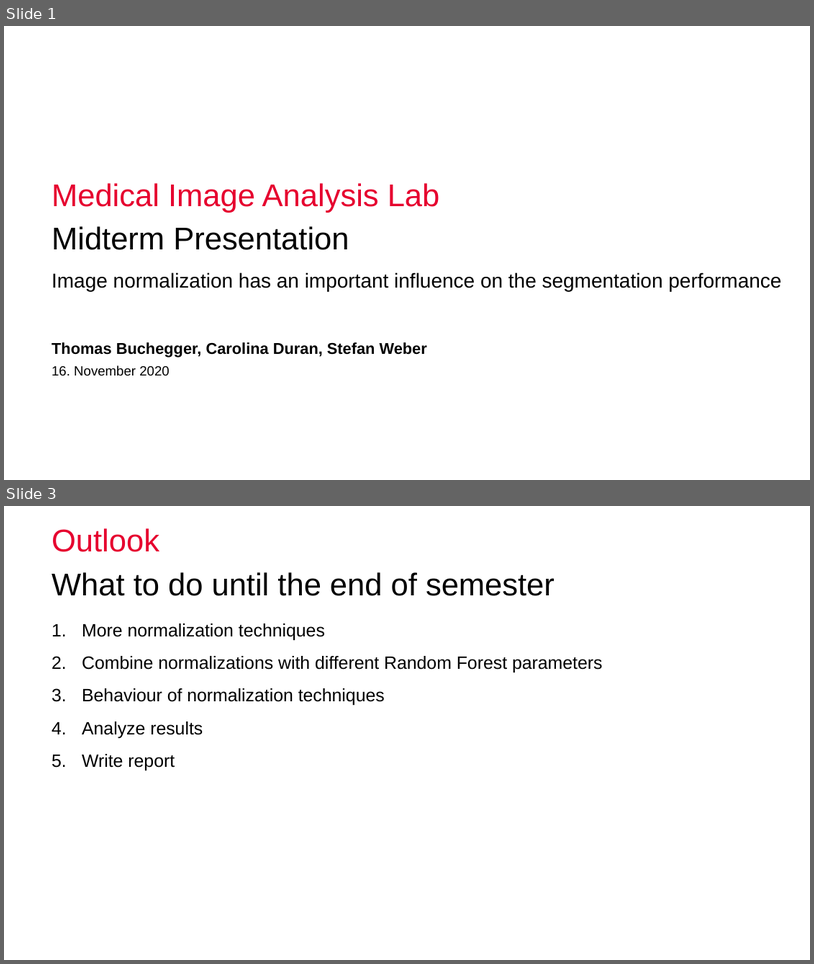
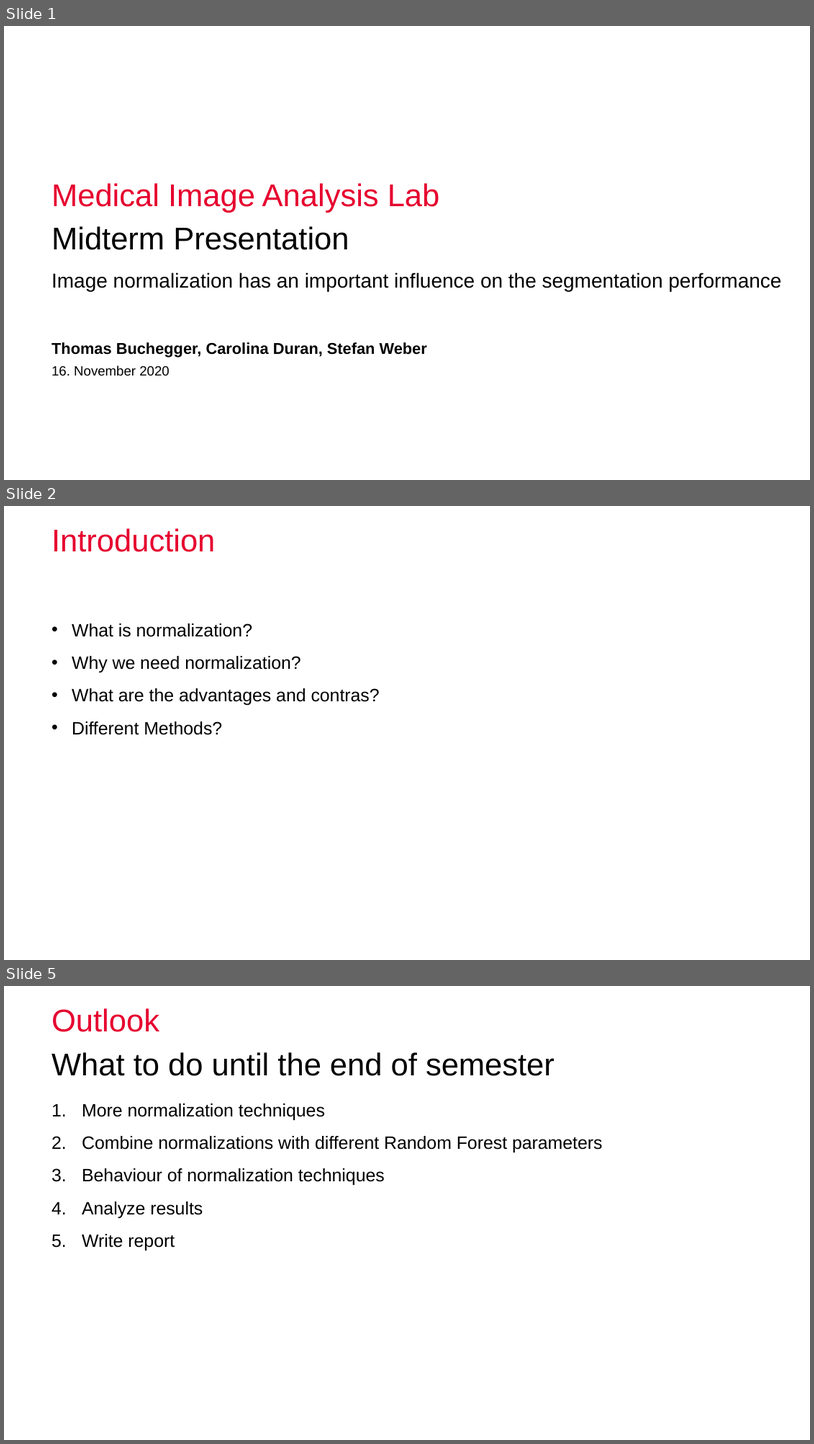
Before and after one commit to nibill/MIALab-1, a slide deck: Presentation/Midterm Presentation.pptx. Shown one above the other, each under a label of ours: slides 1 and 3 before the commit, slides 1, 2 and 5 after it; the slides between them are not shown. The pictures are 814x964 and 814x1444 pixels, drawn with LibreOffice and Linux fonts; fonts in the diff are those of the drawing; background and template pictures are left out. Boxes give left, top, right and bottom in pixels: in the first picture for what was removed or moved away, otherwise in the second. Text is boxed around its words. In the diff, an @@ line names an element or a change of style, - is before the commit and + after.

```diff
--- a/Presentation/Midterm Presentation.pptx
+++ b/Presentation/Midterm Presentation.pptx
@@ slide 2 added at (4,506,810,960), background #FFFFFF @@
@@ title added at (52,528,215,552), 28 pt, text #E6002E @@
+Introduction
@@ text added at (72,623,380,735), 16 pt, text #000000 @@
+• What is normalization?
+• Why we need normalization?
+• What are the advantages and contras?
+• Different Methods?
@@ what was slide 3 is now slide 5 @@
```
Also in this commit, not shown: 2 other slides added, 1 slide removed.
